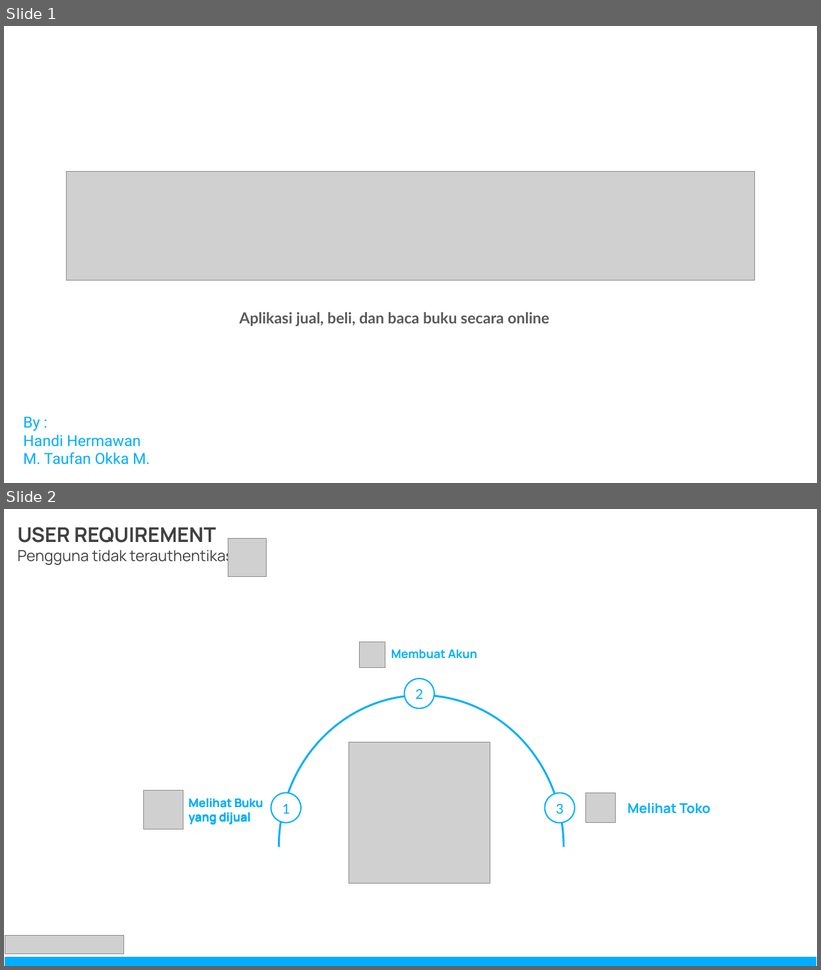
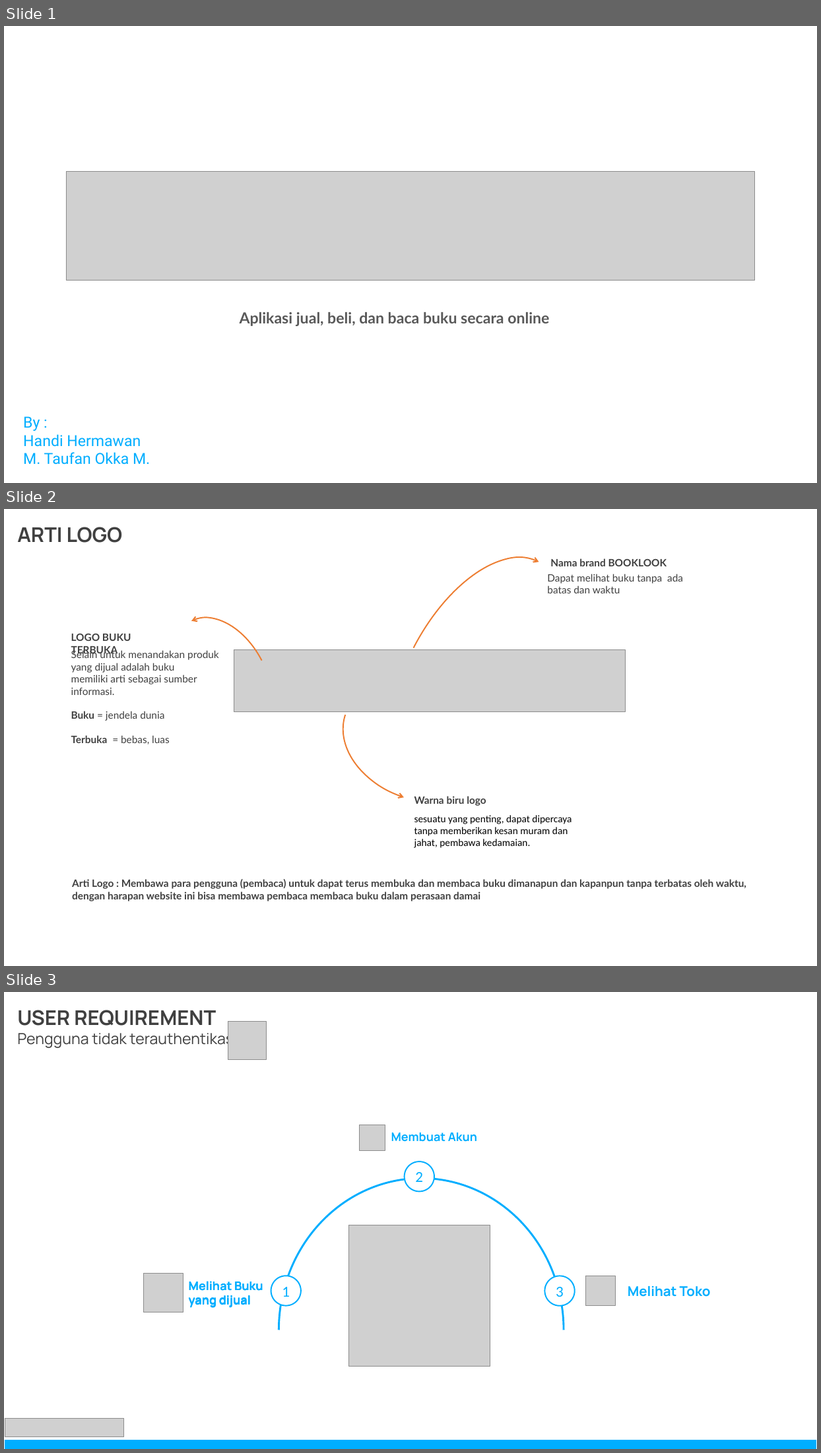
Before and after one commit to handihand53/BookLook, a slide deck: docs/BookLook PPT.pptx. Shown one above the other, each under a label of ours: slides 1 and 2 before the commit, slides 1, 2 and 3 after it. The pictures are 821x970 and 821x1453 pixels, drawn with LibreOffice and Linux fonts; fonts in the diff are those of the drawing; grey boxes stand for pictures. Boxes give left, top, right and bottom in pixels: in the first picture for what was removed or moved away, otherwise in the second. Text is boxed around its words. In the diff, an @@ line names an element or a change of style, - is before the commit and + after.

```diff
--- a/docs/BookLook PPT.pptx
+++ b/docs/BookLook PPT.pptx
@@ slide 2 added at box(4, 509, 817, 966), background #FFFFFF @@
@@ text added at box(17, 527, 123, 543), 24 pt, text #404040, bold @@
+ARTI LOGO
@@ arc (boxed as its full ellipse) added at box(352, 529, 603, 833), outline #ED7D31 1.5 pt @@
@@ text added at box(550, 559, 667, 566), 12 pt, text #404040, bold @@
+Nama brand BOOKLOOK
@@ text added at box(547, 574, 683, 593), 12 pt, text #404040 @@
+Dapat melihat buku tanpa ada batas dan waktu
@@ arc (boxed as its full ellipse) added at box(152, 601, 293, 761), outline #ED7D31 1.5 pt @@
@@ text added at box(71, 633, 131, 656), 12 pt, text #404040, bold @@
+LOGO BUKU TERBUKA
@@ text added at box(71, 649, 219, 745), 12 pt, text #404040 @@
+Selain untuk menandakan produk yang dijual adalah buku
+memiliki arti sebagai sumber informasi.
+Buku = jendela dunia
+Terbuka = bebas, luas
@@ picture added at box(234, 650, 626, 712) @@
@@ arc (boxed as its full ellipse) added at box(327, 658, 519, 823), outline #ED7D31 1.5 pt @@
@@ text added at box(415, 796, 486, 806), 12 pt, text #404040, bold @@
+Warna biru logo
@@ text added at box(415, 815, 572, 848), 12 pt, text #000000 @@
+sesuatu yang penting, dapat dipercaya tanpa memberikan kesan muram dan jahat, pembawa kedamaian.
@@ text added at box(72, 879, 746, 902), 12 pt, text #404040, bold @@
+Arti Logo : Membawa para pengguna (pembaca) untuk dapat terus membuka dan membaca buku dimanapun dan kapanpun tanpa terbatas oleh waktu, dengan harapan website ini bisa membawa pembaca membaca buku dalam perasaan damai
@@ what was slide 2 is now slide 3 @@
```
Also in this commit, not shown: 5 slides changed, 3 other files.
